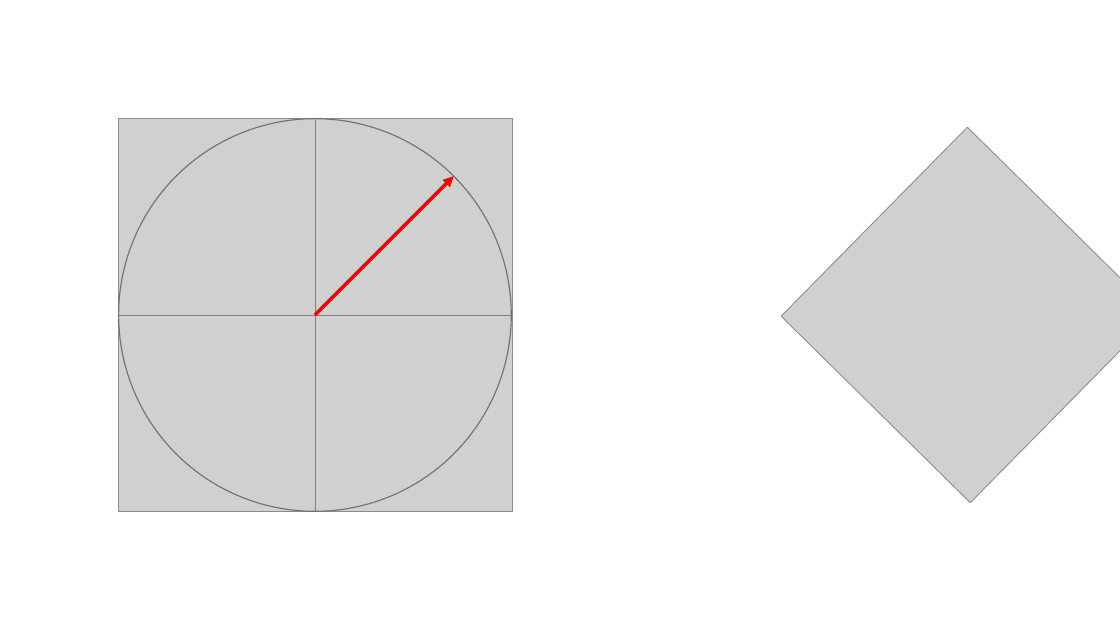
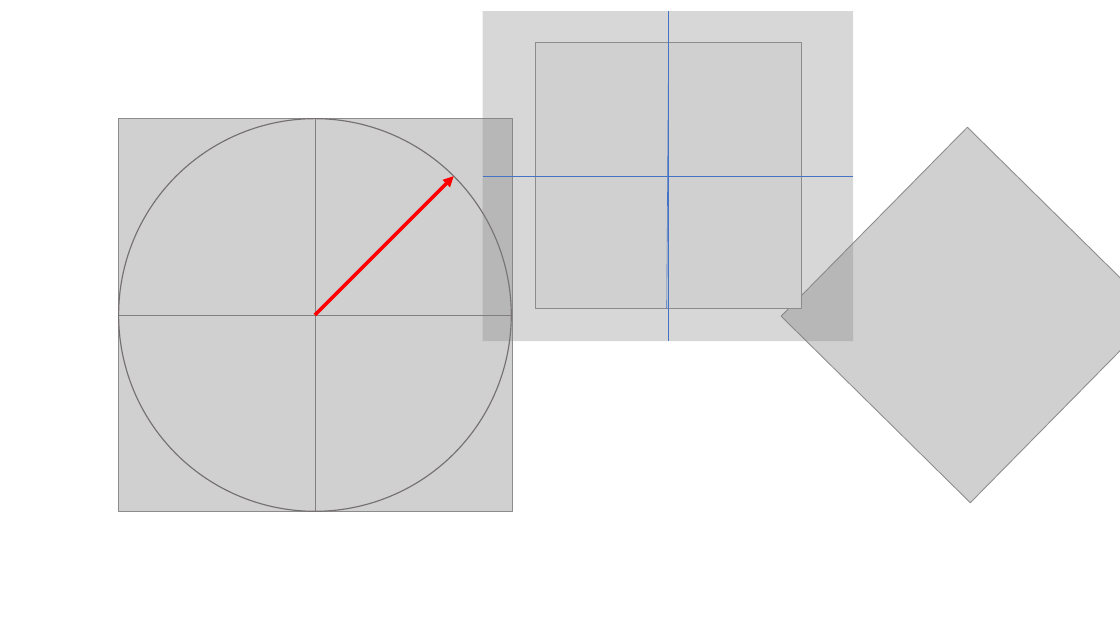
Before and after one commit to Don-Lawn/The-Causal-Domain, a slide deck: slide 19 of docs/figures/new diagrams 3.pptx (slide 2 before the commit). Drawn at 1120x630 pixels with LibreOffice and Linux fonts; fonts in the diff are those of the drawing; grey boxes stand for pictures. Boxes give left, top, right and bottom in pixels: in the first picture for what was removed or moved away, otherwise in the second. Text is boxed around its words. In the diff, an @@ line names an element or a change of style, - is before the commit and + after.

```diff
--- a/docs/figures/new diagrams 3.pptx
+++ b/docs/figures/new diagrams 3.pptx
@@ group added at (483,11,854,341): 4 lines, 1 trapezoid, 1 picture @@
```
Also in this commit, not shown: 17 slides added, 21 other files.
